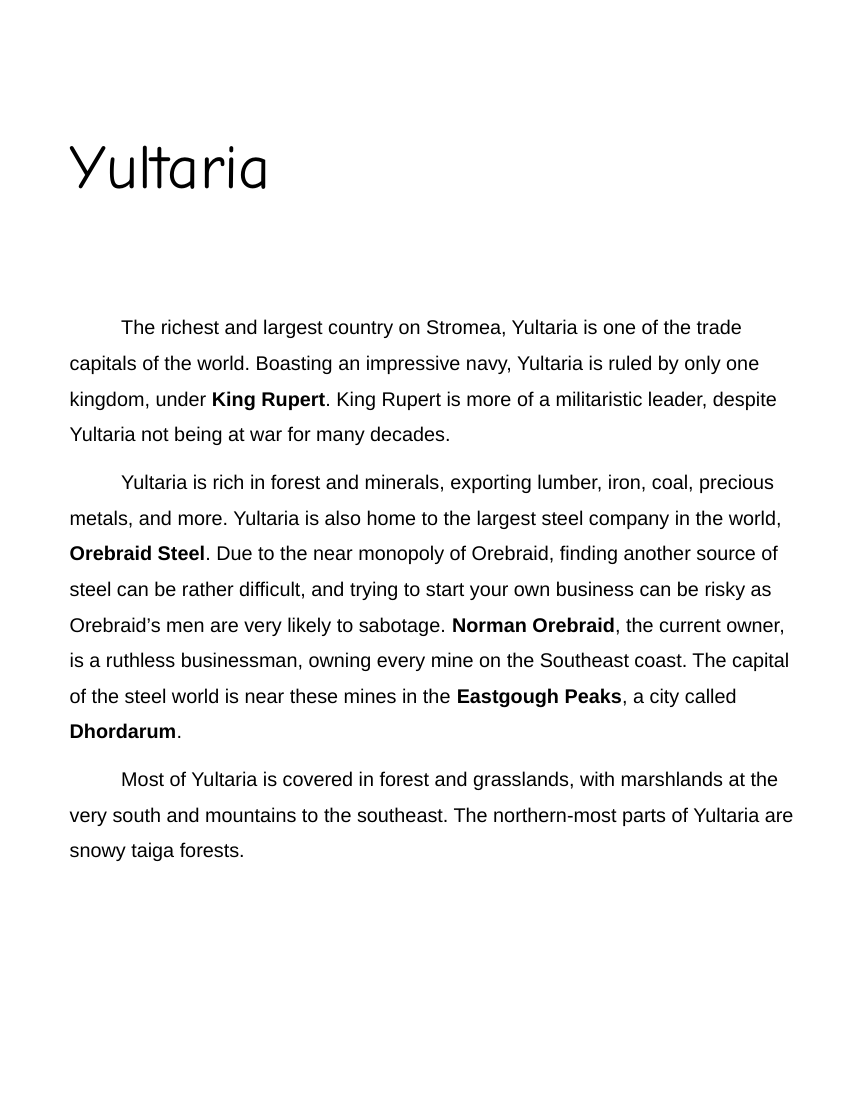
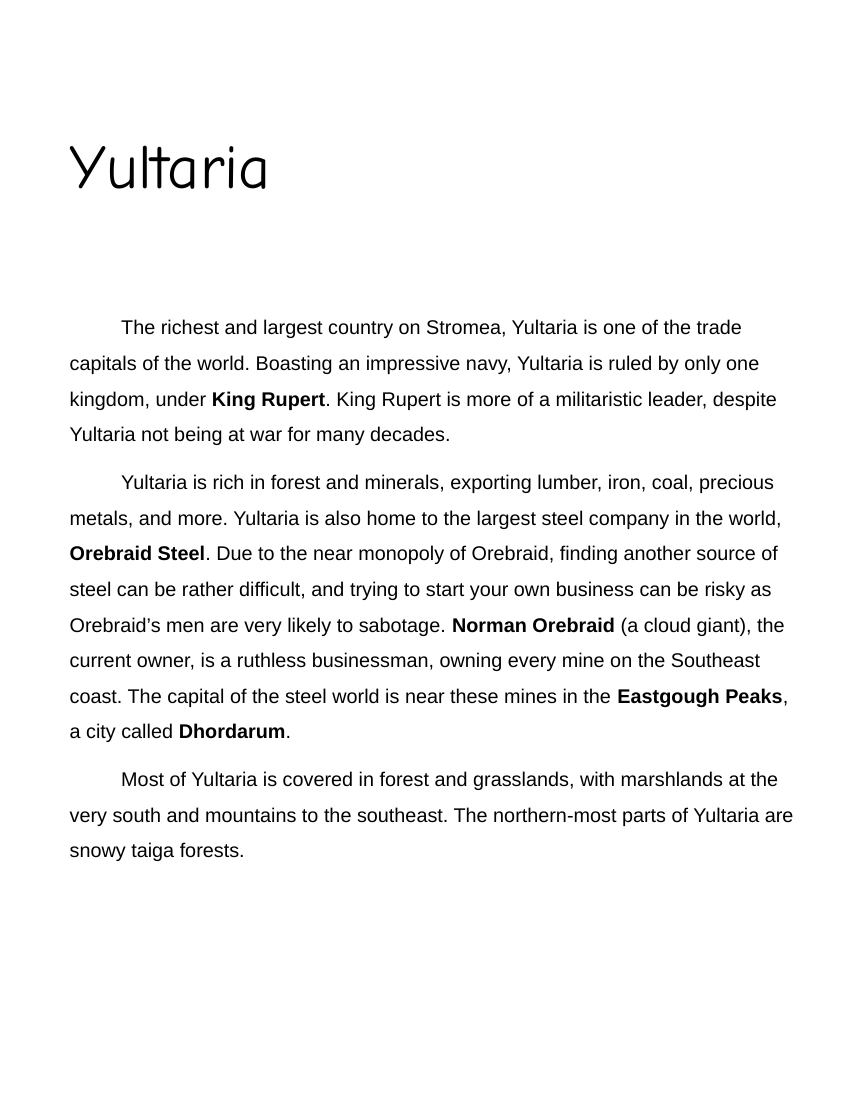
Before and after one commit to polic72/DnD-Stuff, a slide deck: slide 5 of My Multiverse/The Jaws of Time.pptx. Drawn at 865x1120 pixels with LibreOffice and Linux fonts; fonts in the diff are those of the drawing; background and template pictures are left out. Boxes give left, top, right and bottom in pixels: in the first picture for what was removed or moved away, otherwise in the second. Text is boxed around its words. In the diff, an @@ line names an element or a change of style, - is before the commit and + after.

Commit message:
Made Norman Orebraid a cloud giant. It fits so well it isn't funny.

```diff
--- a/My Multiverse/The Jaws of Time.pptx
+++ b/My Multiverse/The Jaws of Time.pptx
@@ text at (x1=70, y1=474, x2=788, y2=742): text changed @@
-Yultaria is rich in forest and minerals, exporting lumber, iron, coal, precious metals, and more. Yultaria is also home to the largest steel company in the world, Orebraid Steel. Due to the near monopoly of Orebraid, finding another source of steel can be rather difficult, and trying to start your own business can be risky as Orebraid’s men are very likely to sabotage. Norman Orebraid, the current owner, is a ruthless businessman, owning every mine on the Southeast coast. The capital of the steel world is near these mines in the Eastgough Peaks, a city called Dhordarum.
+Yultaria is rich in forest and minerals, exporting lumber, iron, coal, precious metals, and more. Yultaria is also home to the largest steel company in the world, Orebraid Steel. Due to the near monopoly of Orebraid, finding another source of steel can be rather difficult, and trying to start your own business can be risky as Orebraid’s men are very likely to sabotage. Norman Orebraid (a cloud giant), the current owner, is a ruthless businessman, owning every mine on the Southeast coast. The capital of the steel world is near these mines in the Eastgough Peaks, a city called Dhordarum.
```
